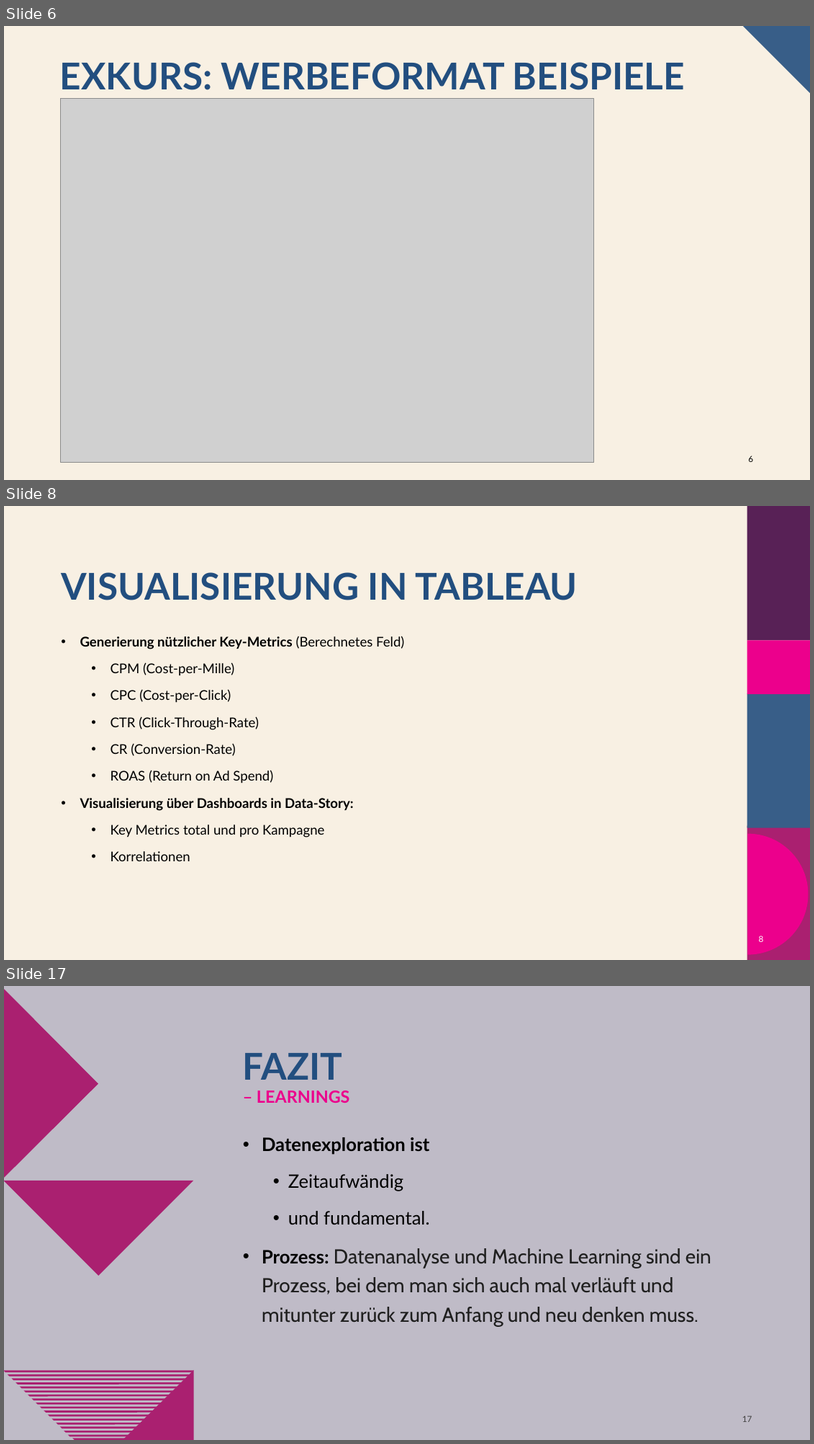
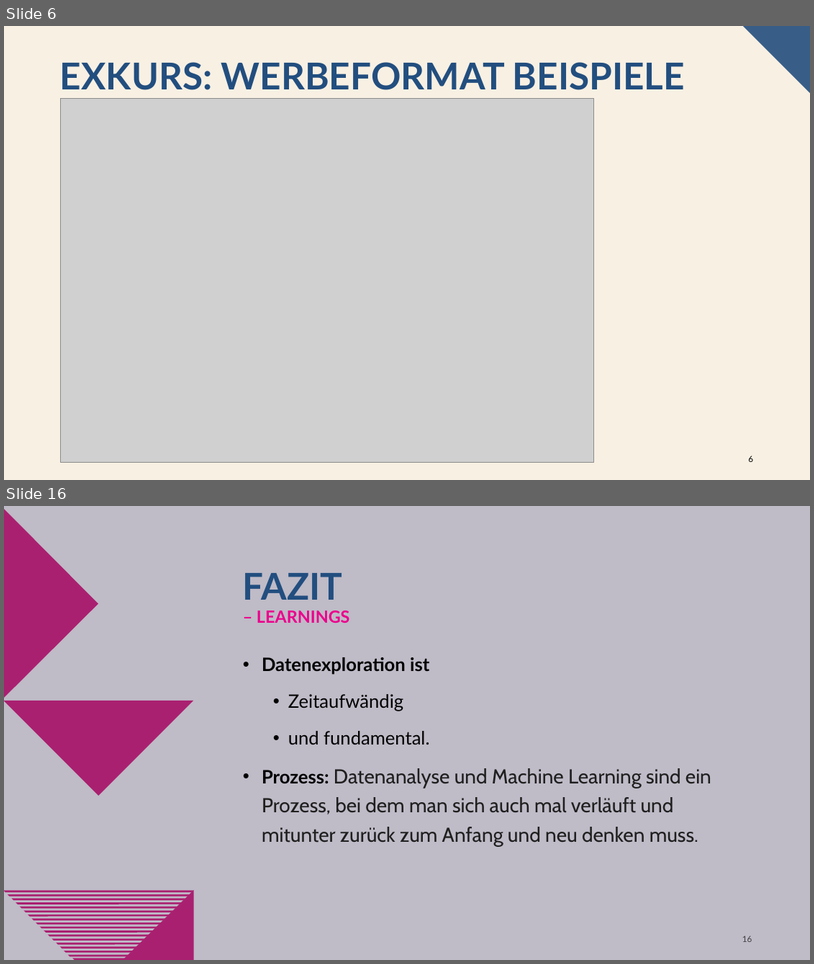
Before and after one commit to oliverschulz1983/Machine-learning-in-online-marketing-analysis-and-identification-of-optimisation-opportunities, a slide deck: Machine_Learning_in_Online_Marketing.pptx. Shown one above the other, each under a label of ours: slides 6, 8 and 17 before the commit, slides 6 and 16 after it; the slides between them are not shown. The pictures are 814x1444 and 814x964 pixels, drawn with LibreOffice and Linux fonts; fonts in the diff are those of the drawing; grey boxes stand for pictures; background and template pictures are left out. Boxes give left, top, right and bottom in pixels: in the first picture for what was removed or moved away, otherwise in the second. Text is boxed around its words. In the diff, an @@ line names an element or a change of style, - is before the commit and + after.

```diff
--- a/Machine_Learning_in_Online_Marketing.pptx
+++ b/Machine_Learning_in_Online_Marketing.pptx
@@ slide 8 removed at (4, 506, 810, 960), background #F8F0E3 @@
@@ title removed at (61, 572, 578, 600) @@
-VISUALISIERUNG IN TABLEAU
@@ text removed at (80, 636, 404, 861) @@
-• Generierung nützlicher Key-Metrics (Berechnetes Feld)
-  • CPM (Cost-per-Mille)
-  • CPC (Cost-per-Click)
-  • CTR (Click-Through-Rate)
-  • CR (Conversion-Rate)
-  • ROAS (Return on Ad Spend)
-• Visualisierung über Dashboards in Data-Story:
-  • Key Metrics total und pro Kampagne
-  • Korrelationen
@@ group removed at (748, 506, 810, 960): 4 rectangles, 1 freeform shape @@
@@ page number removed at (759, 935, 764, 942) @@
-8
@@ what was slide 17 is now slide 16 @@
@@ page number at (743, 935, 752, 942): text changed @@
-17
+16
```
Also in this commit, not shown: 10 slides changed.
